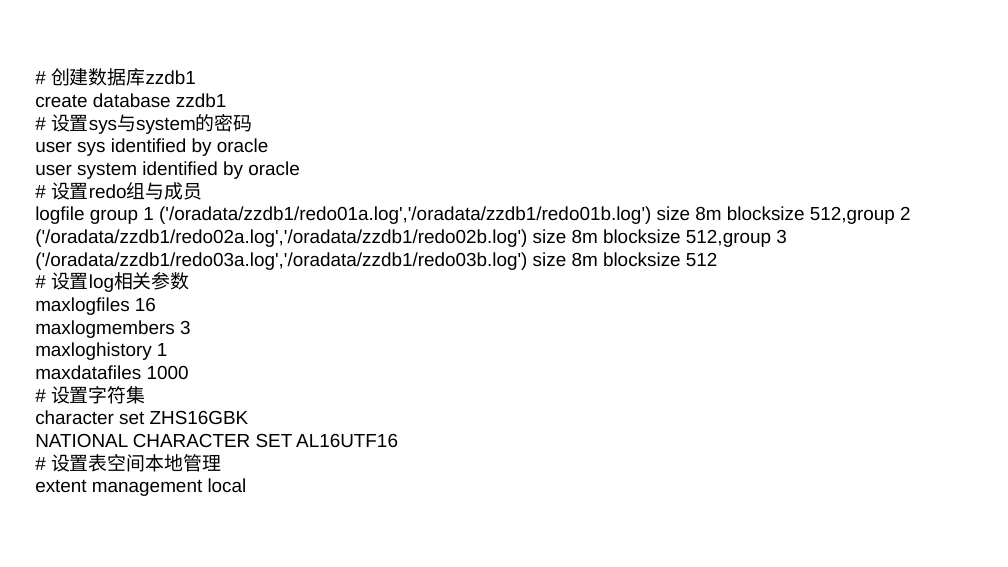
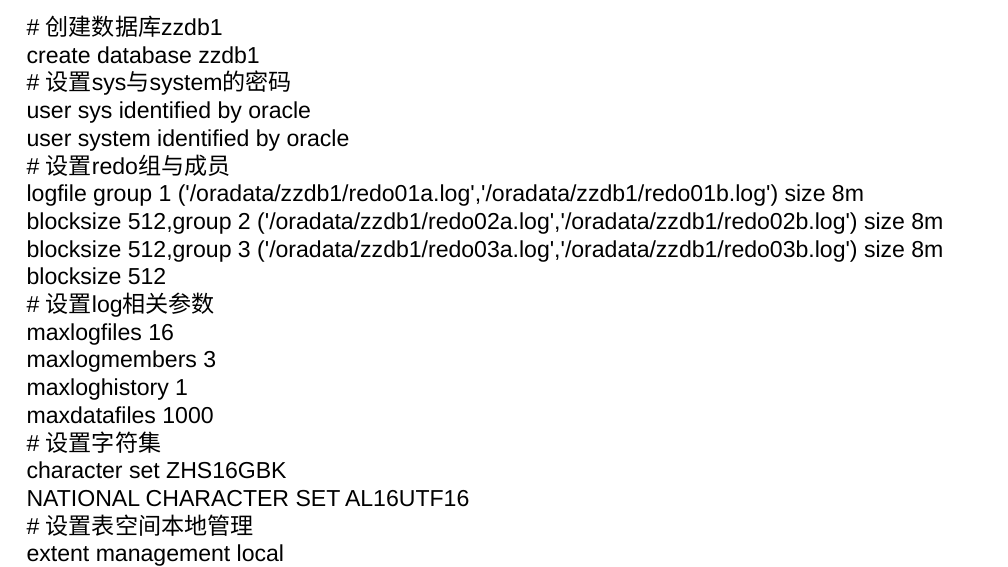
Before and after one commit to YangMengC/-Oracle-, a slide deck: slide 18 of 附加/安装数据库.pptx. Drawn at 1008x567 pixels with LibreOffice and Linux fonts; fonts in the diff are those of the drawing. Boxes give left, top, right and bottom in pixels: in the first picture for what was removed or moved away, otherwise in the second. Text is boxed around its words. In the diff, an @@ line names an element or a change of style, - is before the commit and + after.

```diff
--- a/附加/安装数据库.pptx
+++ b/附加/安装数据库.pptx
@@ text "# 创建数据库zzdb1": place and size @@
-text "# 创建数据库zzdb1" at box(35, 68, 911, 496)
+text "# 创建数据库zzdb1" at box(27, 15, 943, 566)
@@ text "# 创建数据库zzdb1" at box(27, 15, 943, 566): size 18 to 22 pt @@
```
Also in this commit, not shown: 5 other slides changed, 38 other files.
